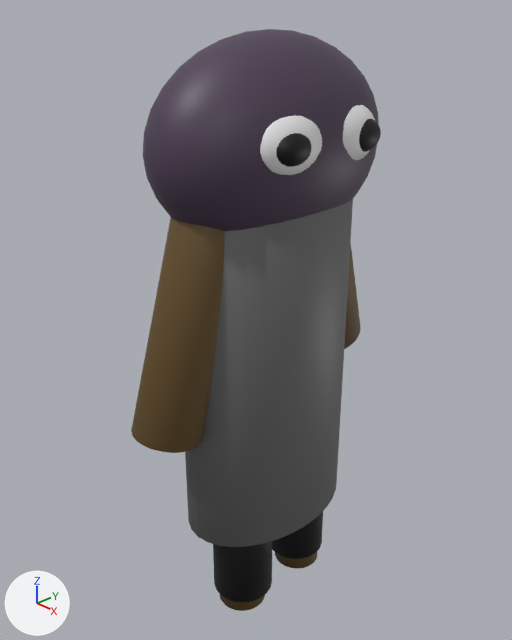
The Blender file res/models/entities/human/human.blend: old version first, new version second.
Before and after are seen from a 50 mm camera at (0.467, -0.464, 0.64) aimed at (-0.029, 0.004, 0.326). Every picture has the same lights, and +X, +Y and +Z are marked at lower left. The older version comes first.
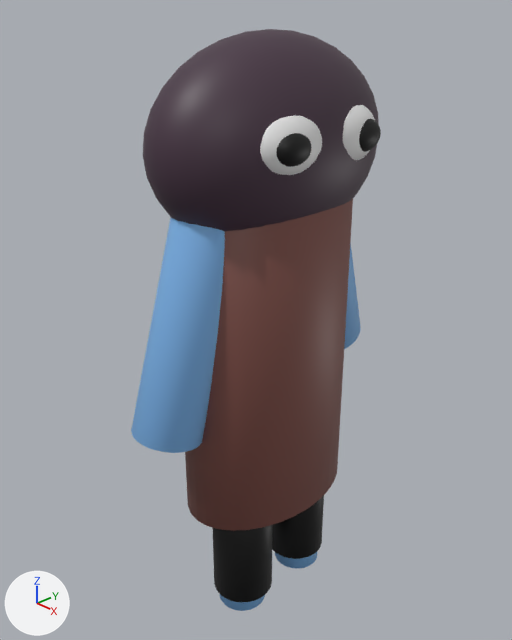
The newer file is also rescaled (x0.51), turned or shifted as a whole; pictures and numbers use the older file's frame.

What differs and where, as boxes (x1, y1, x2, y2) in the pictures (512 x 640 px):
```json
{"object": "Cylinder", "change": "recoloured, rescaled", "before": [185, 199, 353, 547], "after": [185, 199, 353, 531], "on screen": "dark grey to brown"}
{"object": "Cylinder.003", "change": "recoloured", "before": [131, 218, 225, 453], "after": [131, 218, 225, 453], "on screen": "brown to blue"}
{"object": "Cylinder.004", "change": "recoloured", "before": [344, 242, 361, 349], "after": [344, 242, 361, 349], "on screen": "brown to blue"}
{"object": "Cone.001", "change": "recoloured", "before": [275, 552, 318, 569], "after": [275, 552, 318, 569], "on screen": "brown to blue"}
{"object": "Cone", "change": "recoloured", "before": [220, 595, 265, 611], "after": [220, 595, 265, 611], "on screen": "brown to blue"}
```

Edits to the scene script, one JSON object a line:
```json
{"op": "set", "path": "mat_material_003.base_color", "old": "(0.141, 0.141, 0.141)", "new": "(0.208, 0.0746, 0.0605)", "note": "dark grey #696969 -> brown #7e4d46"}
{"op": "set", "path": "mat_material_002.base_color", "old": "(0.132, 0.0771, 0.0214)", "new": "(0.209, 0.468, 0.836)", "note": "brown #664e28 -> blue #7eb6ec"}
{"op": "set", "path": "mat_material_004.base_color", "old": "(0.0724, 0.0449, 0.085)", "new": "(0.0602, 0.0306, 0.0526)", "note": "dark purple #4c3c52 -> dark purple #453141"}
{"block": "me_cylinder", "where": "# used by ob_cylinder; location = (-0.01, 0.0, 0.297); scale = (0.0673, 0.1, 0.188)"}
{"op": "remove", "block": "me_cylinder", "code": "me_cylinder.from_pydata(...)  # 64 vertices, 34 faces; spans x -1.0..1.0, y -1.0..1.0, z -1.0..1.0"}
{"op": "add", "block": "me_cylinder", "code": "me_cylinder.from_pydata(...)  # 64 vertices, 34 faces; spans x -1.0..1.0, y -1.0..1.0, z -0.88..0.88"}
{"block": "me_cylinder", "change": "me_cylinder part 1: the whole mesh is scaled about its middle by (1, 1, 0.883)"}
```
